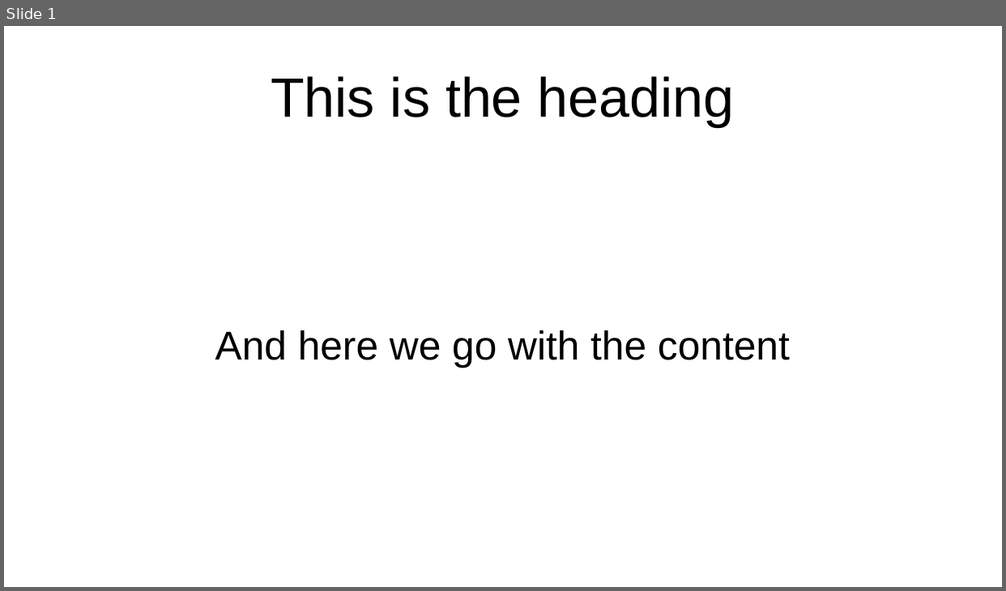
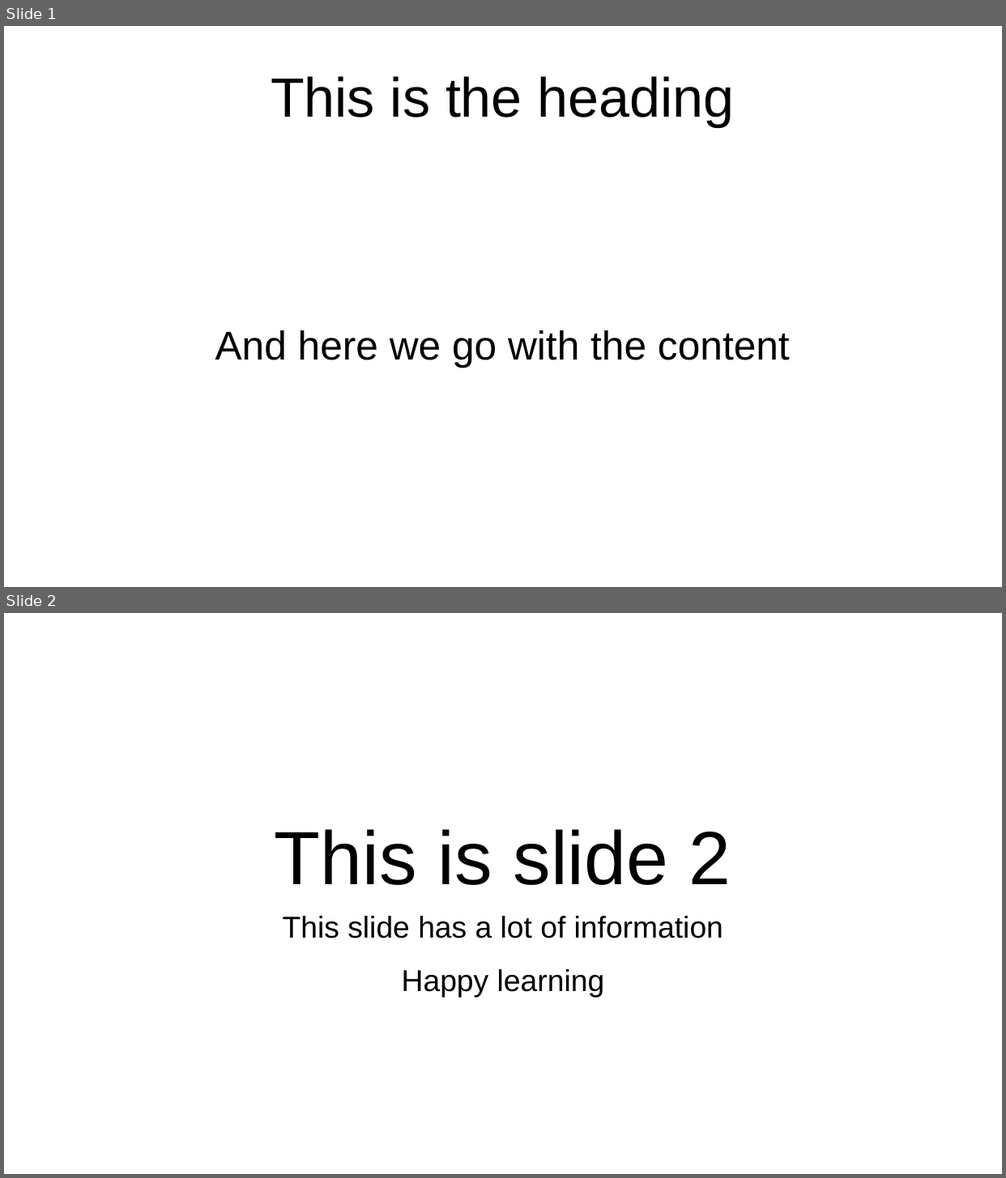
Before and after one commit to suraj-singh12/Project-SearchEverywhere, a slide deck: testing_base/mypresentation.odp. Shown one above the other, each under a label of ours: slide 1 before the commit, slides 1 and 2 after it. The pictures are 1006x591 and 1006x1178 pixels, drawn with LibreOffice and Linux fonts; fonts in the diff are those of the drawing. Boxes give left, top, right and bottom in pixels: in the first picture for what was removed or moved away, otherwise in the second. Text is boxed around its words. In the diff, an @@ line names an element or a change of style, - is before the commit and + after.

```diff
--- a/testing_base/mypresentation.odp
+++ b/testing_base/mypresentation.odp
@@ slide 2 added at [4, 613, 1002, 1174], background #FFFFFF @@
@@ title added at [275, 829, 731, 885], 60 pt, text #000000 @@
+This is slide 2
@@ subtitle added at [283, 916, 723, 998], 24 pt, text #000000 @@
+This slide has a lot of information
+Happy learning
```
Also in this commit, not shown: 2 other files.
